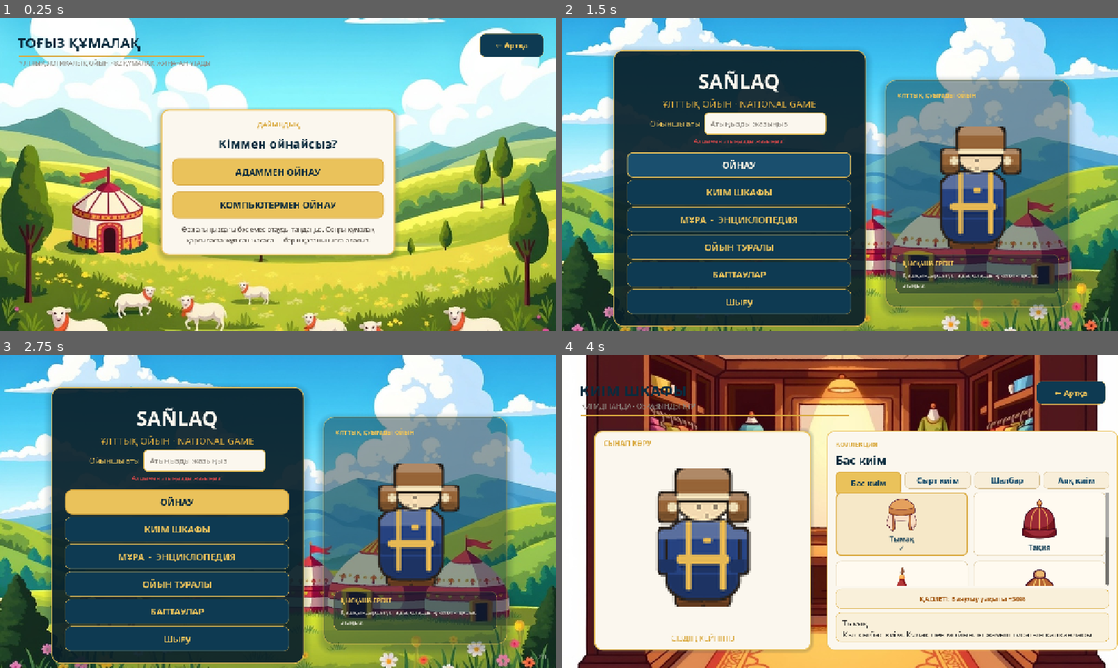
Above: before the commit, frames 1-4 (two rows, left to right).
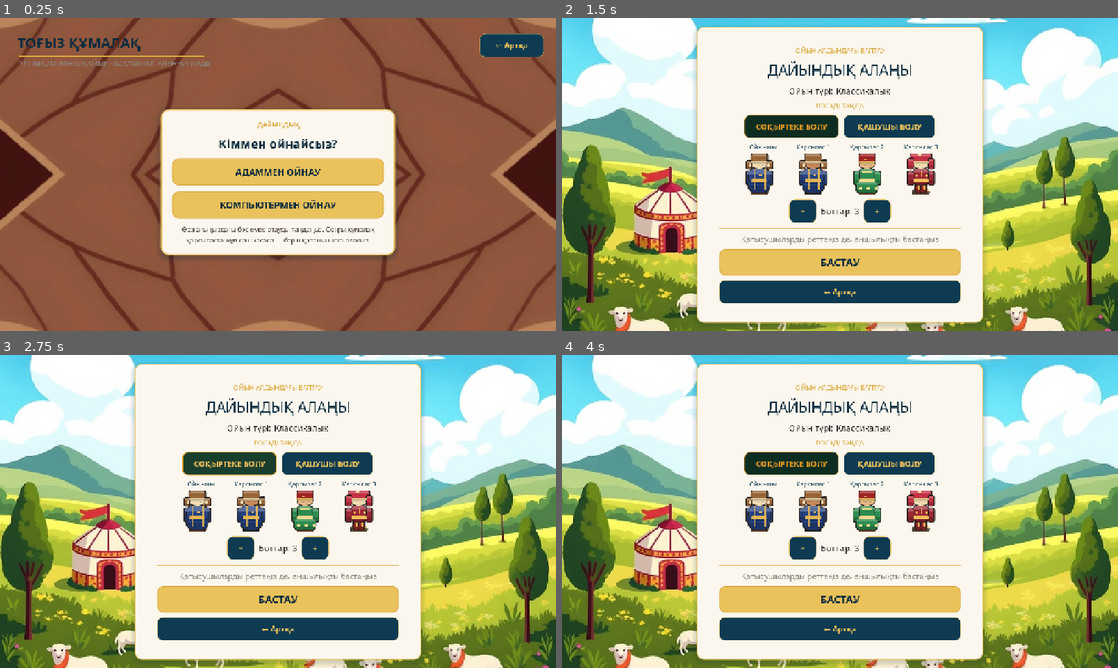
Above: after the commit, the same moments.

Repository: mmeirbek/sanlaq
Game: Godot game, scene res://scenes/ui/togyz_qumalaq.tscn
The game is run twice, just before and just after one commit, with the same random seed, the same clock (stepped at 60 frames per second) and the same inputs. This scene is started directly instead of the project's main scene.
Inputs (mouse positions are in pixels of both pictures, inside the frame that each line leads up to):
- Up to frame 1 (0.25 s): no input
- Up to frame 2 (1.5 s): click "← Артқа" at 0.5 s; click "ОЙНАУ" at 1.25 s
- Up to frame 3 (2.75 s): click (227, 464) at 2 s, where only the run after the commit has a clickable "СОҚЫРТЕКЕ БОЛУ"
- Up to frame 4 (4 s): click (739, 530) at 2.75 s, where only the run before the commit has a clickable "КИІМ ШКАФЫ"; click (867, 480) at 3.5 s, where only the run before the commit has a clickable "Бас киім"

The runs differ from the first frame. In frame 1, 79% of the frame differs, in the area x 0-100%, y 0-100%; in frame 2, 93%; in frame 3, 93%; in frame 4, 84%.

Commit message:
Доведение режимов «Абай айтады» и «Тоғыз құмалақ»
Фоны: сгенерированные bg_abai.jpg и bg_togyz.jpg лежали в репозитории
незакоммиченными и никуда не подключёнными — оба экрана стояли на фоне
лобби. Добавлены варианты ABAI/TOGYZ в SanlaqSceneBackdrop, проставлены
в сценах, файлы взяты под контроль версий (без них падал бы экспорт в CI).

Навигация: «← Артқа» из режима вела в главное меню, хотя заходят в режим
с экрана выбора. Теперь возвращает на mode_select; кнопка «в меню» на
экране итогов по-прежнему ведёт в главное меню.

Правила тоғыз: победа при 82 засчитывалась только тому, кто ходит. Если
соперник добирал 82-й құмалақ из-за того, что раздача прошла через его
тұздық, партия не останавливалась и он получал лишний ход. _finish_turn()
проверяет оба казана; добавлен тест ровно на эту позицию.

Тесты: новый tools/modes_smoke_test.gd — поднимает экраны режимов и
прогоняет полный цикл партии через реальные нажатия (гейт CI, exit 1 при
провале). Три новые сцены добавлены в ui_audit.gd (перекрытий не найдено).

Документация: README описывал только погоню; добавлены разделы про три
режима, обновлены структура проекта, «как расширять», «тесты» и статус,
исправлено устаревшее утверждение про локализацию. В
SANLAQ_PROJECT_CONTEXT.md — раздел про режимы, ссылки на спеки и
архитектурное правило «правила отдельно от UI».

Co-Authored-By: Claude Opus 5 <noreply@anthropic.com>

Diff:
--- a/scenes/ui/abai_says.gd
+++ b/scenes/ui/abai_says.gd
@@ -61,7 +61,7 @@
 	_ready_btn.pressed.connect(_on_ready_pressed)
 	_again_btn.pressed.connect(_reset_to_setup)
 	_menu_btn.pressed.connect(func() -> void: SceneRouter.go_to_main_menu())
-	_back_btn.pressed.connect(func() -> void: SceneRouter.go_to_main_menu())
+	_back_btn.pressed.connect(func() -> void: SceneRouter.go_to_mode_select())
 	_show_only(_setup_panel)
 
 func _start_game(player_count: int) -> void:
--- a/scenes/ui/abai_says.tscn
+++ b/scenes/ui/abai_says.tscn
@@ -55,7 +55,7 @@
 anchor_bottom = 1.0
 grow_horizontal = 2
 grow_vertical = 2
-variant = 0
+variant = 5
 
 [node name="Title" type="Label" parent="."]
 layout_mode = 0
--- a/scenes/ui/togyz_qumalaq.gd
+++ b/scenes/ui/togyz_qumalaq.gd
@@ -52,7 +52,7 @@
 	_vs_bot_btn.pressed.connect(_start_game.bind(true))
 	_again_btn.pressed.connect(_reset_to_setup)
 	_menu_btn.pressed.connect(func() -> void: SceneRouter.go_to_main_menu())
-	_back_btn.pressed.connect(func() -> void: SceneRouter.go_to_main_menu())
+	_back_btn.pressed.connect(func() -> void: SceneRouter.go_to_mode_select())
 	_show_only(_setup_panel)
 
 func _start_game(vs_bot: bool) -> void:
--- a/scenes/ui/togyz_qumalaq.tscn
+++ b/scenes/ui/togyz_qumalaq.tscn
@@ -71,7 +71,7 @@
 anchor_bottom = 1.0
 grow_horizontal = 2
 grow_vertical = 2
-variant = 0
+variant = 6
 
 [node name="Title" type="Label" parent="."]
 layout_mode = 0
--- a/scripts/core/game_board.gd
+++ b/scripts/core/game_board.gd
@@ -169,7 +169,9 @@
 	return true
 
 func _finish_turn(mover: int, result: Dictionary) -> void:
-	if kazan[mover] >= WIN_SCORE:
+	# Проверяем оба казана, а не только казан ходившего: соперник может добрать
+	# до 82 на чужом ходу, если раздача прошла через его тұздық.
+	if kazan[mover] >= WIN_SCORE or kazan[opponent_of(mover)] >= WIN_SCORE:
 		_end_game(result)
 		return
 
--- a/scripts/ui/components/sanlaq_scene_backdrop.gd
+++ b/scripts/ui/components/sanlaq_scene_backdrop.gd
@@ -1,7 +1,7 @@
 class_name SanlaqSceneBackdrop
 extends Control
 
-enum Variant { LOBBY, WARDROBE, CODEX, RESULTS, SETTINGS }
+enum Variant { LOBBY, WARDROBE, CODEX, RESULTS, SETTINGS, ABAI, TOGYZ }
 @export var variant: Variant = Variant.LOBBY
 
 const TEXTURES := {
@@ -10,6 +10,8 @@
 	Variant.CODEX: "res://assets/ui/backgrounds/bg_codex.jpg",
 	Variant.RESULTS: "res://assets/ui/backgrounds/bg_results.jpg",
 	Variant.SETTINGS: "res://assets/ui/backgrounds/bg_settings.jpg",
+	Variant.ABAI: "res://assets/ui/backgrounds/bg_abai.jpg",
+	Variant.TOGYZ: "res://assets/ui/backgrounds/bg_togyz.jpg",
 }
 
 var _texture: Texture2D
--- /dev/null
+++ b/tools/modes_smoke_test.gd
@@ -0,0 +1,154 @@
+extends SceneTree
+## Автотест экранов режимов «Абай айтады» и «Тоғыз құмалақ». Запускается в CI:
+##     godot --headless --path . --script tools/modes_smoke_test.gd
+## При провале выходит с кодом 1 и роняет сборку — как и togyz_rules_test.gd.
+##
+## Правила тоғыз проверяет togyz_rules_test.gd; здесь проверяется другое — что
+## сцены поднимаются, все %-узлы на месте, кнопки подключены и полный цикл
+## партии проходит по состояниям, ничего не роняя.
+
+var fails := 0
+
+func _init() -> void:
+	root.size = Vector2i(1280, 720)
+	await process_frame
+	await _test_mode_select()
+	await _test_abai()
+	await _test_togyz()
+	print("[test] " + ("MODES OK" if fails == 0 else "MODES FAILED (%d)" % fails))
+	quit(1 if fails > 0 else 0)
+
+func _check(cond: bool, msg: String) -> void:
+	if cond:
+		print("[test] ok: ", msg)
+	else:
+		fails += 1
+		print("[test] FAIL: ", msg)
+
+func _mount(path: String) -> Node:
+	var pack := load(path) as PackedScene
+	if pack == null:
+		_check(false, "сцена загружается: " + path)
+		return null
+	var inst := pack.instantiate()
+	root.add_child(inst)
+	await process_frame
+	await process_frame
+	return inst
+
+func _drop(inst: Node) -> void:
+	root.remove_child(inst)
+	inst.queue_free()
+	await process_frame
+
+## Каждый режим должен стоять на своём фоне, а не на дефолтном фоне лобби.
+func _check_backdrop(node: Node, expected: SanlaqSceneBackdrop.Variant, label: String) -> void:
+	var bg := node.get_node_or_null("Background") as SanlaqSceneBackdrop
+	if bg == null:
+		_check(false, "%s: узел Background на месте" % label)
+		return
+	_check(bg.variant == expected, "%s: свой вариант фона, получен %d" % [label, bg.variant])
+	var path: String = SanlaqSceneBackdrop.TEXTURES.get(bg.variant, "")
+	_check(ResourceLoader.exists(path), "%s: файл фона на месте (%s)" % [label, path])
+	_check(bg.get("_texture") != null, "%s: текстура фона загрузилась" % label)
+
+func _connected(node: Node, unique_name: String) -> bool:
+	var btn := node.get_node_or_null(unique_name) as Button
+	return btn != null and not btn.pressed.get_connections().is_empty()
+
+# --- Экран выбора режима -----------------------------------------------------
+
+func _test_mode_select() -> void:
+	var n := await _mount("res://scenes/ui/mode_select.tscn")
+	if n == null:
+		return
+	for btn_name in ["%ChasePlayBtn", "%AbaiPlayBtn", "%TogyzPlayBtn", "%BackBtn"]:
+		_check(_connected(n, btn_name), "выбор режима: %s подключена" % btn_name)
+	await _drop(n)
+
+# --- Абай айтады -------------------------------------------------------------
+
+func _test_abai() -> void:
+	var n := await _mount("res://scenes/ui/abai_says.tscn")
+	if n == null:
+		return
+	_check_backdrop(n, SanlaqSceneBackdrop.Variant.ABAI, "абай")
+	_check((n.get_node("%SetupPanel") as Control).visible, "абай: экран выбора числа игроков виден")
+	_check(_connected(n, "%BackBtn"), "абай: кнопка «Артқа» подключена")
+
+	(n.get_node("%P2Btn") as Button).pressed.emit()
+	await process_frame
+	var words: Array = n.get("_words")
+	_check(words.size() == 6, "абай: набрано 6 карточек, получено %d" % words.size())
+	_check((n.get_node("%CardGrid") as GridContainer).get_child_count() == 6, "абай: 6 карточек в сетке")
+
+	# Показ тізбек: стартовая пауза 0.6 + 2 элемента по (SHOW_ON + SHOW_GAP).
+	await create_timer(2.6).timeout
+	var seq: Array = n.get("_sequence")
+	_check(seq.size() == 2, "абай: длина тізбек в 1-м раунде = 2, получено %d" % seq.size())
+	_check((n.get_node("%HandoffPanel") as Control).visible, "абай: после показа — экран передачи устройства")
+
+	# Первый по очереди повторяет верно.
+	(n.get_node("%ReadyBtn") as Button).pressed.emit()
+	await process_frame
+	for step in seq:
+		n.call("_on_card_pressed", step)
+		await process_frame
+	await create_timer(1.2).timeout
+	_check((n.get_node("%HandoffPanel") as Control).visible, "абай: ход перешёл ко второму игроку")
+
+	# Второй ошибается на первом же элементе — остаётся один выживший, партия кончается.
+	(n.get_node("%ReadyBtn") as Button).pressed.emit()
+	await process_frame
+	n.call("_on_card_pressed", (int(seq[0]) + 1) % words.size())
+	await create_timer(1.2).timeout
+	_check((n.get_node("%EndPanel") as Control).visible, "абай: экран итогов показан после вылета второго")
+	var winner: String = (n.get_node("%WinnerLabel") as Label).text
+	_check(winner != "" and winner != "—", "абай: победитель подписан («%s»)" % winner)
+
+	(n.get_node("%AgainBtn") as Button).pressed.emit()
+	await process_frame
+	_check((n.get_node("%SetupPanel") as Control).visible, "абай: «ещё раз» вернул к выбору числа игроков")
+	await _drop(n)
+
+# --- Тоғыз құмалақ -----------------------------------------------------------
+
+func _test_togyz() -> void:
+	var n := await _mount("res://scenes/ui/togyz_qumalaq.tscn")
+	if n == null:
+		return
+	_check_backdrop(n, SanlaqSceneBackdrop.Variant.TOGYZ, "тоғыз")
+	_check((n.get_node("%SetupPanel") as Control).visible, "тоғыз: экран выбора соперника виден")
+	_check(_connected(n, "%BackBtn"), "тоғыз: кнопка «Артқа» подключена")
+	_check(_connected(n, "%VsHumanBtn"), "тоғыз: кнопка игры вдвоём подключена")
+
+	(n.get_node("%VsBotBtn") as Button).pressed.emit()
+	await process_frame
+	_check((n.get_node("%BoardPanel") as Control).visible, "тоғыз: доска показана")
+	_check((n.get_node("%BottomRow") as HBoxContainer).get_child_count() == GameBoard.PER_SIDE,
+		"тоғыз: 9 отау в нижнем ряду")
+	_check((n.get_node("%TopRow") as HBoxContainer).get_child_count() == GameBoard.PER_SIDE,
+		"тоғыз: 9 отау в верхнем ряду")
+	_check((n.get_node("%RightOwner") as Label).text != "", "тоғыз: казан подписан именем владельца")
+
+	# Прогоняем несколько пар ходов «человек → бот» через реальный обработчик клика.
+	var human_moves := 0
+	for _turn in 6:
+		var board: GameBoard = n.get("_board")
+		if board == null or board.is_over():
+			break
+		if board.current_player == 0 and not bool(n.get("_animating")):
+			n.call("_on_pit_pressed", board.legal_moves()[0])
+			human_moves += 1
+		await create_timer(2.6).timeout
+
+	var board2: GameBoard = n.get("_board")
+	_check(board2 != null, "тоғыз: доска жива после серии ходов")
+	if board2 != null:
+		_check(human_moves > 0, "тоғыз: ходы человека проходят через клик по отау")
+		_check(board2.total_balls() == GameBoard.TOTAL_BALLS,
+			"тоғыз: на доске и в казанах 162 құмалақ, получено %d" % board2.total_balls())
+		_check(board2.kazan[0] + board2.kazan[1] > 0, "тоғыз: казаны наполняются по ходу партии")
+		print("[test] .. счёт после прогона: %d : %d" % [board2.kazan[0], board2.kazan[1]])
+	_check((n.get_node("%TurnLabel") as Label).text != "", "тоғыз: индикатор хода заполнен")
+	await _drop(n)
--- a/tools/togyz_rules_test.gd
+++ b/tools/togyz_rules_test.gd
@@ -24,6 +24,7 @@
 	_test_ball_into_tuzdyk_goes_to_owner()
 	_test_atsyrau_sweeps_the_rest()
 	_test_win_at_82()
+	_test_win_at_82_for_the_other_player()
 	_test_random_self_play()
 
 	print("[test] " + ("TOGYZ RULES OK" if fails == 0 else "TOGYZ RULES FAILED (%d)" % fails))
@@ -159,6 +160,16 @@
 	_check(b.kazan[0] == 82, "набрано 82, в казане %d" % b.kazan[0])
 	_check(b.is_over(), "партия завершается при 82+")
 	_check(b.winner() == 0, "победитель определён верно")
+
+## Соперник может добрать до 82 не своим ходом: шар, упавший в его тұздық во время
+## чужой раздачи, уходит ему в казан. Партия обязана остановиться сразу же.
+func _test_win_at_82_for_the_other_player() -> void:
+	var b = _board({0: 3, 5: 1, 9: 5}, 0, 81)
+	b.tuzdyk_owner[2] = 1
+	b.apply_move(0)
+	_check(b.kazan[1] == 82, "соперник добрал 82 через свой тұздық, у него %d" % b.kazan[1])
+	_check(b.is_over(), "партия остановилась, хотя 82 набрал не ходивший")
+	_check(b.winner() == 1, "победителем признан набравший 82, получено %d" % b.winner())
 
 func _test_random_self_play() -> void:
 	seed(20260905)
--- a/tools/ui_audit.gd
+++ b/tools/ui_audit.gd
@@ -20,6 +20,9 @@
 	"res://scenes/ui/settings.tscn",
 	"res://scenes/ui/results.tscn",
 	"res://scenes/ui/about.tscn",
+	"res://scenes/ui/mode_select.tscn",
+	"res://scenes/ui/abai_says.tscn",
+	"res://scenes/ui/togyz_qumalaq.tscn",
 ]
 
 const LEAF_TYPES := ["Button", "CheckButton", "Label", "LineEdit", "HSlider", "TextureRect", "RichTextLabel"]
Binary file added: assets/ui/backgrounds/bg_abai.jpg
Binary file added: assets/ui/backgrounds/bg_togyz.jpg
Not shown, changed: .github/workflows/pages.yml
Not shown, changed: README.md
Not shown, changed: SANLAQ_PROJECT_CONTEXT.md
